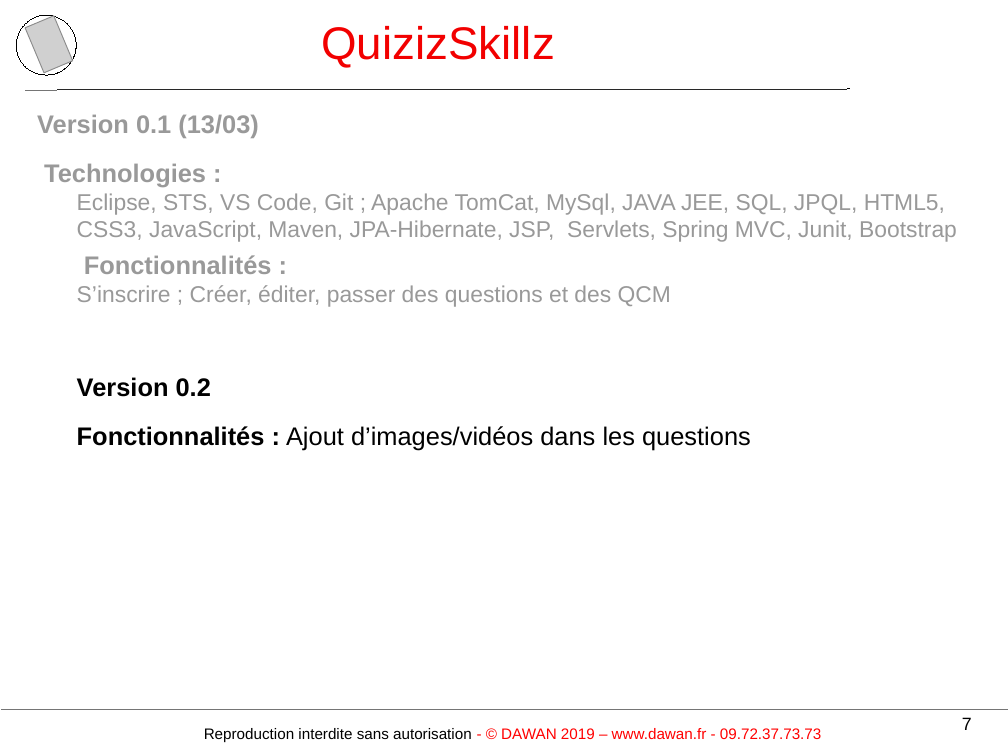
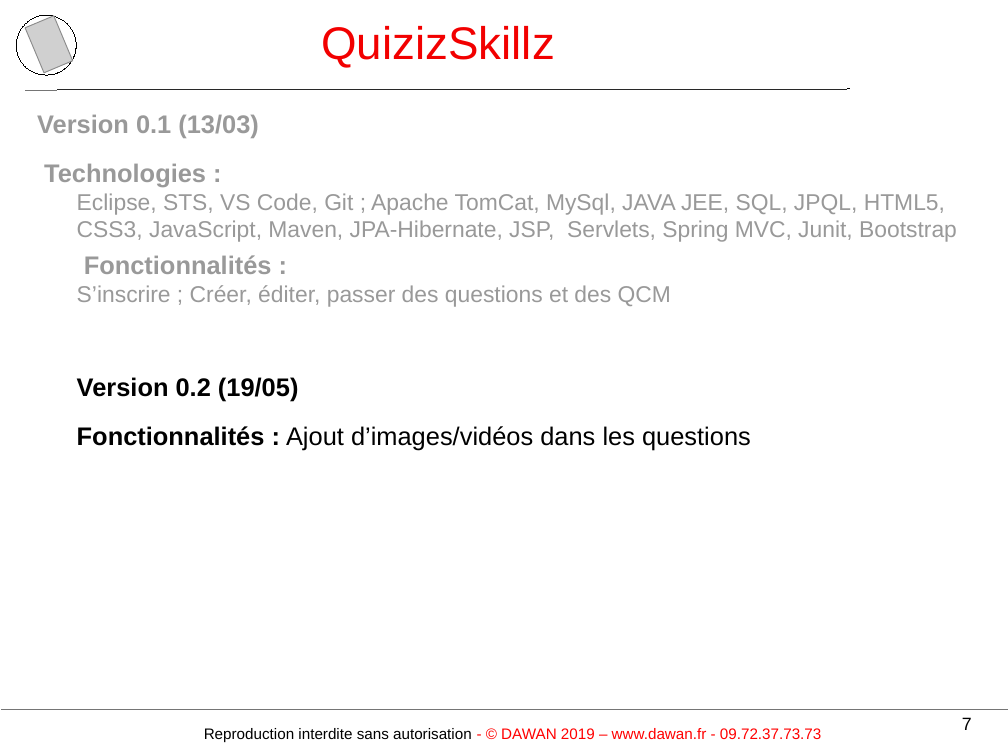
Before and after one commit to TeamLBnantes/QCM, a slide deck: slide 7 of 02Organisation/presentation de Mai/QuizIzSkillzAvecQCM.odp. Drawn at 1008x756 pixels with LibreOffice and Linux fonts; fonts in the diff are those of the drawing; grey boxes stand for pictures; background and template pictures are left out. Boxes give left, top, right and bottom in pixels: in the first picture for what was removed or moved away, otherwise in the second. Text is boxed around its words. In the diff, an @@ line names an element or a change of style, - is before the commit and + after.

```diff
--- a/02Organisation/presentation de Mai/QuizIzSkillzAvecQCM.odp
+++ b/02Organisation/presentation de Mai/QuizIzSkillzAvecQCM.odp
@@ text at <box>77,377,299,402</box>: text changed @@
-Version 0.2
+Version 0.2 (19/05)
```
Also in this commit, not shown: 8 other slides changed, 3 slides added, 7 slides removed, 13 other files.
